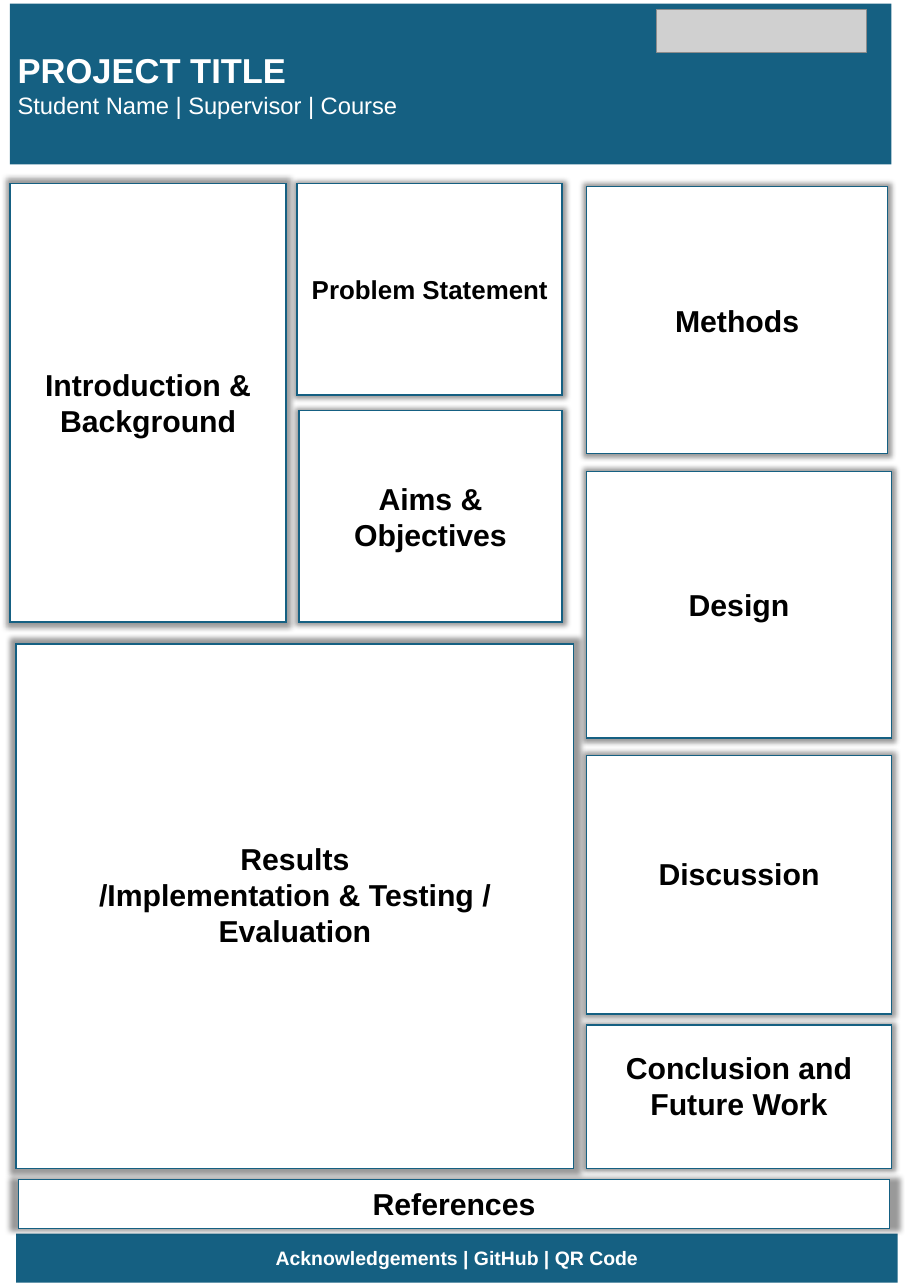
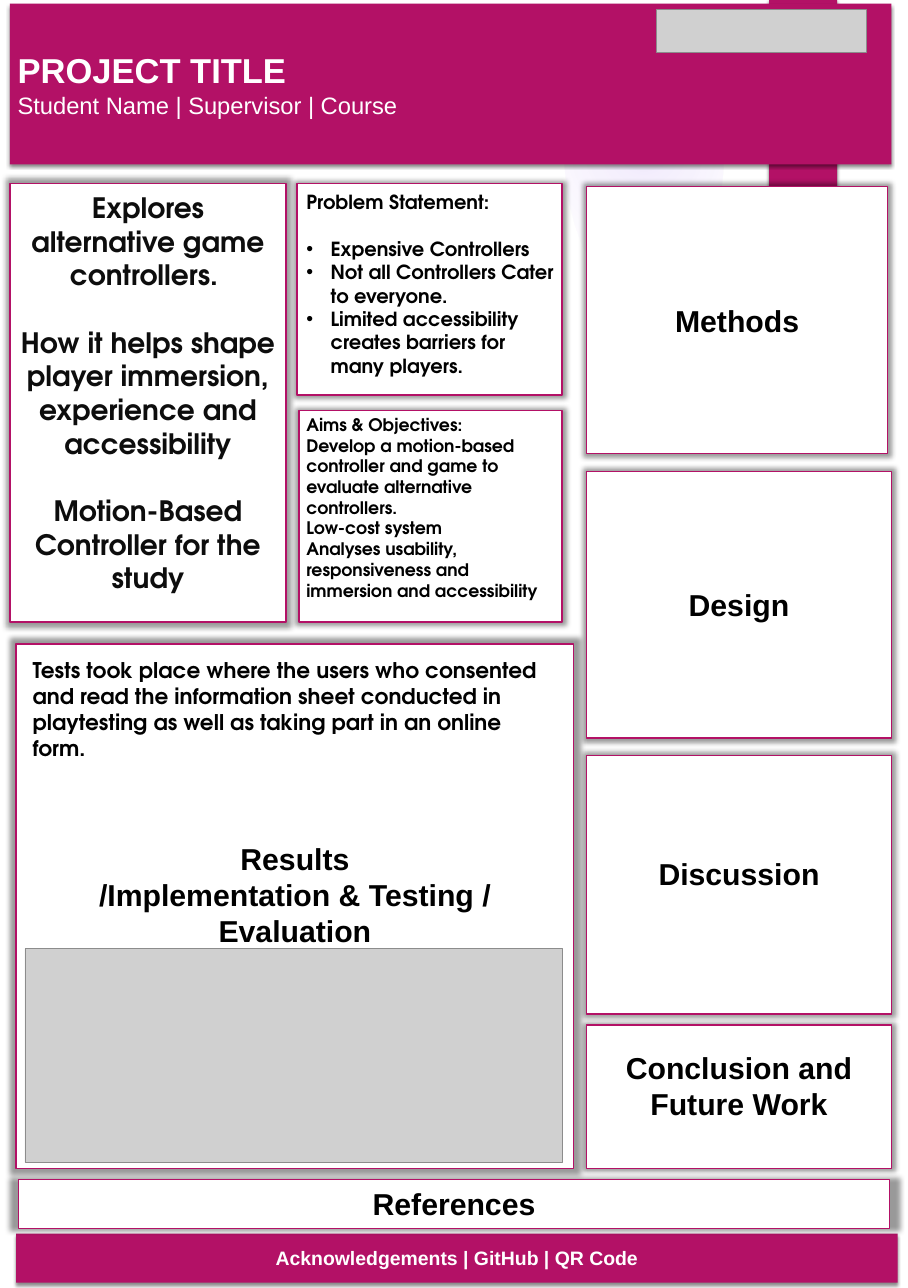
Before and after one commit to MamudRostam/Mamud_Final_Year_Project, a slide deck: slide 1 of Final Report Documentation/FYP_IF_Poster_template.pptx. Drawn at 908x1288 pixels with LibreOffice and Linux fonts; fonts in the diff are those of the drawing; grey boxes stand for pictures; background and template pictures are left out. Boxes give left, top, right and bottom in pixels: in the first picture for what was removed or moved away, otherwise in the second. Text is boxed around its words. In the diff, an @@ line names an element or a change of style, - is before the commit and + after.

Commit message:
upd

```diff
--- a/Final Report Documentation/FYP_IF_Poster_template.pptx
+++ b/Final Report Documentation/FYP_IF_Poster_template.pptx
@@ group added at (0,0,908,1288): 5 ellipses, 2 freeform shapes @@
@@ rectangle "PROJECT TITLE" at (10,4,892,165): fill #156082 to #B31166; shadow on @@
@@ rectangle added at (769,0,837,207), fill #B31166 @@
@@ text added at (21,197,275,594), 26 pt, text #0D0D0D, bold @@
+Explores alternative game controllers.
+How it helps shape player immersion, experience and accessibility
+Motion-Based Controller for the study
@@ text added at (306,194,553,377), 18 pt, text #000000, bold @@
+Problem Statement:
+• Expensive Controllers
+• Not all Controllers Cater to everyone.
+• Limited accessibility creates barriers for many players.
@@ text in rectangle at (312,280,547,300): text removed @@
-Problem Statement
@@ text in rectangle at (45,374,236,438): text removed @@
-Introduction & Background
@@ outline #156082 1.5 pt to #B31166 1.5 pt in 9 elements at (586,186,888,453), (586,471,891,738), (16,644,574,1168), (586,755,891,1014), (586,1025,891,1168), (19,1179,889,1228), (10,183,287,621), (297,183,562,395), (299,410,562,621) @@
@@ text added at (306,417,538,601), 16 pt, text #000000, bold @@
+Aims & Objectives:
+Develop a motion-based controller and game to evaluate alternative controllers.
+Low-cost system
+Analyses usability, responsiveness and immersion and accessibility
@@ text in rectangle at (354,488,507,552): text removed @@
-Aims & Objectives
@@ text added at (33,662,536,757), 20 pt, text #000000, bold @@
+Tests took place where the users who consented and read the information sheet conducted in playtesting as well as taking part in an online form.
@@ picture added at (25,948,562,1162) @@
@@ rectangle "Acknowledgements | GitHub | QR ..." at (16,1233,898,1282): fill #156082 to #B31166; shadow on @@
```
